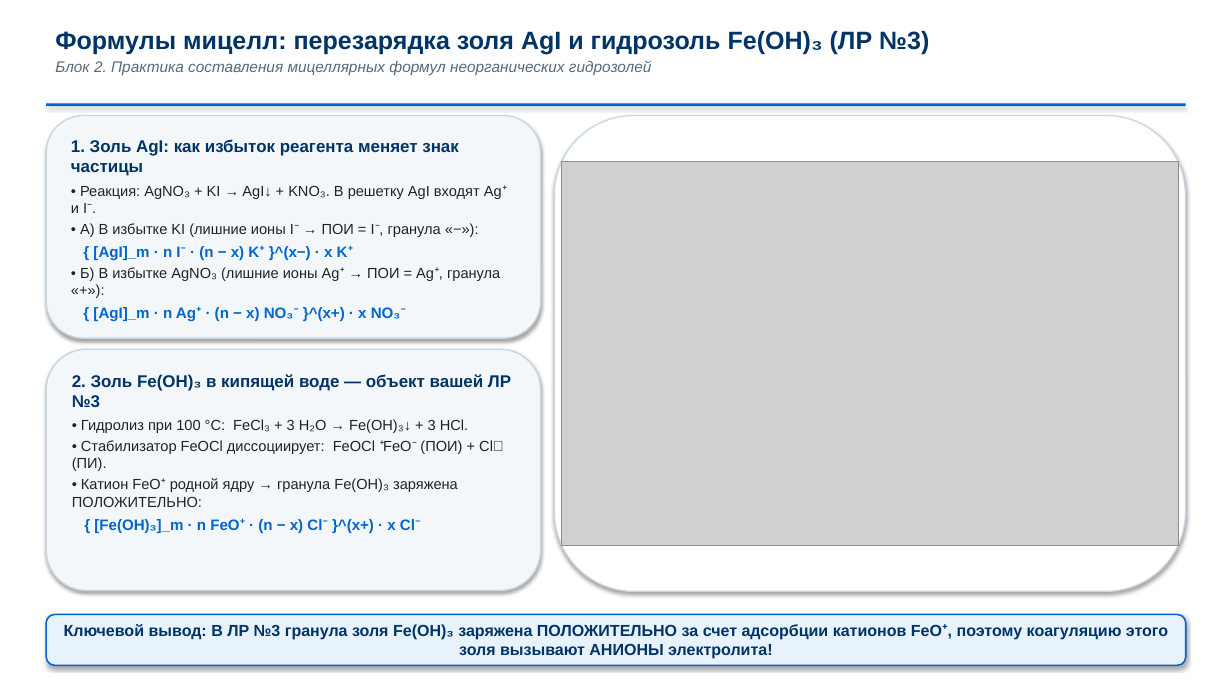
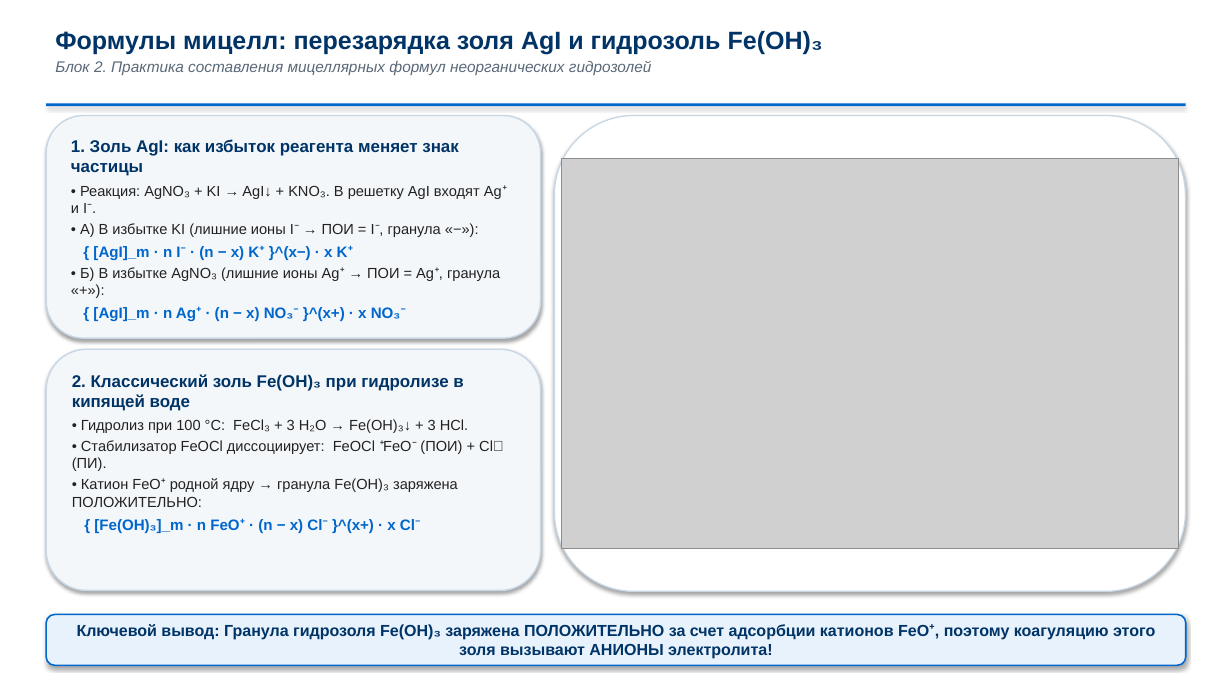
Before and after one commit to brattri3/nanophysics-course, a slide deck: slide 7 of course_materials/semester_4/lectures/lecture_03_colloids.pptx. Drawn at 1232x693 pixels with LibreOffice and Linux fonts; fonts in the diff are those of the drawing; grey boxes stand for pictures. Boxes give left, top, right and bottom in pixels: in the first picture for what was removed or moved away, otherwise in the second. Text is boxed around its words. In the diff, an @@ line names an element or a change of style, - is before the commit and + after.

Commit message:
refactor(lecture-03): remove all references to unscheduled lab works across figures, slides, speech, and plan

```diff
--- a/course_materials/semester_4/lectures/lecture_03_colloids.pptx
+++ b/course_materials/semester_4/lectures/lecture_03_colloids.pptx
@@ text at <box>55,31,823,54</box>: text changed @@
-Формулы мицелл: перезарядка золя AgI и гидрозоль Fe(OH)₃ (ЛР №3)
+Формулы мицелл: перезарядка золя AgI и гидрозоль Fe(OH)₃
@@ picture: place and size @@
-picture at <box>562,161,1178,545</box>
+picture at <box>562,158,1178,549</box>
@@ text in rounded rectangle at <box>72,374,463,411</box>: text changed @@
-2. Золь Fe(OH)₃ в кипящей воде — объект вашей ЛР №3
+2. Классический золь Fe(OH)₃ при гидролизе в кипящей воде
@@ text in rounded rectangle at <box>77,624,1155,659</box>: text changed @@
-Ключевой вывод: В ЛР №3 гранула золя Fe(OH)₃ заряжена ПОЛОЖИТЕЛЬНО за счет адсорбции катионов FeO⁺, поэтому коагуляцию этого золя вызывают АНИОНЫ электролита!
+Ключевой вывод: Гранула гидрозоля Fe(OH)₃ заряжена ПОЛОЖИТЕЛЬНО за счет адсорбции катионов FeO⁺, поэтому коагуляцию этого золя вызывают АНИОНЫ электролита!
```
Also in this commit, not shown: 5 other slides changed, 20 other files.
